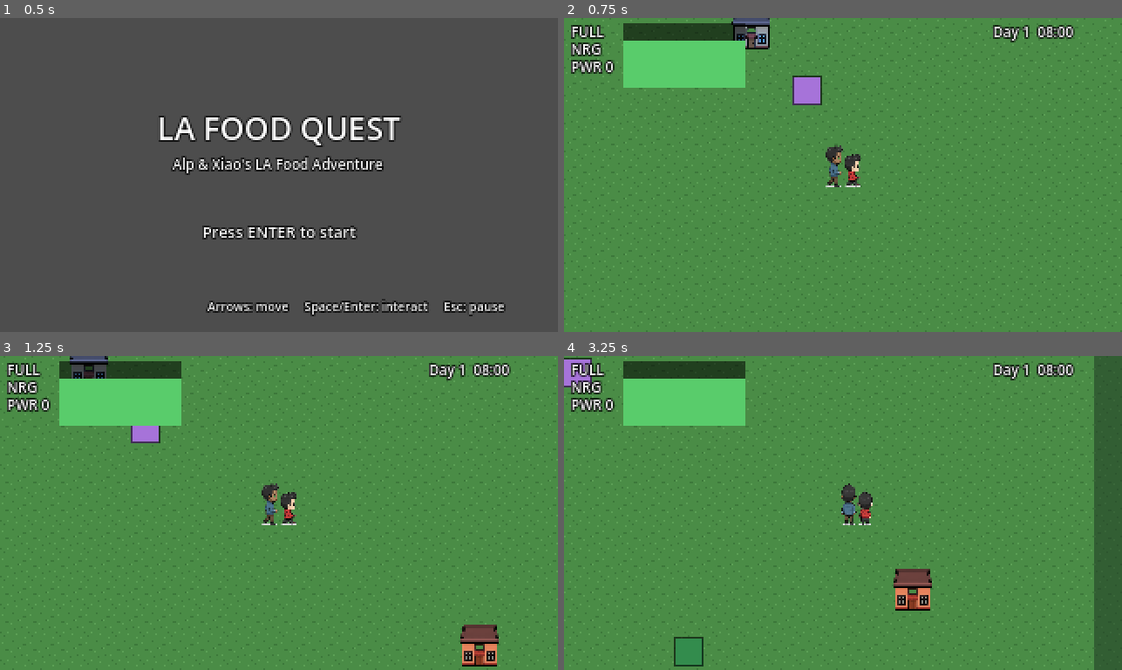
Above: before the commit, frames 1-4 (two rows, left to right).
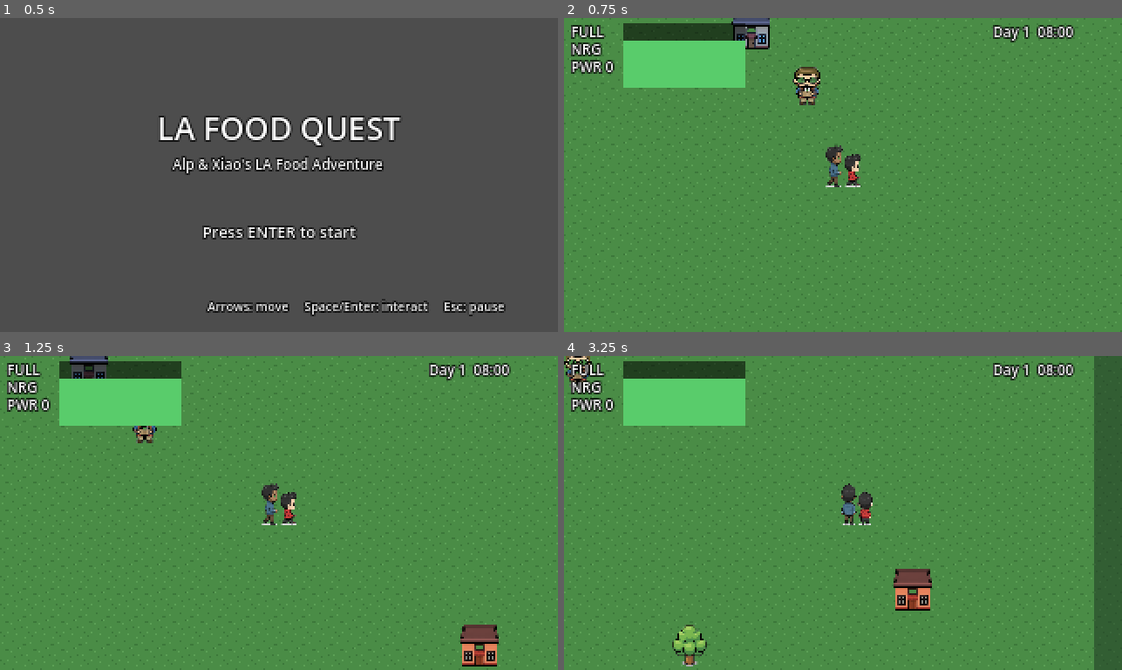
Above: after the commit, the same moments.

Repository: alexselig/la-food-quest
Game: Godot game, scene res://scenes/title.tscn
Same seed, same stepped clock (60 frames per second), same inputs: the game is played once before the commit and once after it.
Inputs:
- Up to frame 1 (0.5 s): no input
- Up to frame 2 (0.75 s): tap Enter (ui_accept) at 0.5 s; hold Right (ui_right) from 0.53 s (still down); tap L at 0.6 s
- Up to frame 3 (1.25 s): keep holding Right (ui_right); tap Enter (ui_accept) at 0.77 s
- Up to frame 4 (3.25 s): release Right (ui_right) at 1.28 s; hold Down (ui_down) 1.28-2.03 s; tap L at 1.35, 2.3, 2.85 s; tap Enter (ui_accept) at 1.52, 3.02 s; hold Right (ui_right) 2.03-2.78 s; tap Q at 2.1 s; hold Up (ui_up) from 2.78 s (still down)

Frame 1 is identical in both runs. In frame 2, 0.6% of the frame differs, in the area x 40-47%, y 15-28%; in frame 3, 0.3%; in frame 4, 0.9%, in the area x 0-26%, y 0-99%.

Commit message:
Polish: NPC/park/bench prop sprites wired into the map + refreshed preview
Co-authored-by: Copilot <223556219+Copilot@users.noreply.github.com>

Diff:
--- a/scripts/world.gd
+++ b/scripts/world.gd
@@ -19,11 +19,17 @@
 var gs: Node                          # GameState autoload (injected in tests)
 var _grass: Texture2D
 var _building: Texture2D
+var _npc: Texture2D
+var _park: Texture2D
+var _bench: Texture2D
 
 func _ready() -> void:
     gs = get_node_or_null("/root/GameState")
     _grass = _load_tex("res://assets/tiles/grass.png")
     _building = _load_tex("res://assets/tiles/building.png")
+    _npc = _load_tex("res://assets/props/npc.png")
+    _park = _load_tex("res://assets/props/park.png")
+    _bench = _load_tex("res://assets/props/bench.png")
     _build_world()
     _spawn_player()
     _setup_camera()
@@ -146,6 +152,12 @@
         if _building and (t == "restaurant" or t == "rest_home" or t == "legendary"):
             var r := Rect2(cell.x * TILE - 3, cell.y * TILE - 8, TILE + 6, TILE + 8)
             draw_texture_rect(_building, r, false, Color(o["color"]).lerp(Color(1, 1, 1), 0.35))
+        elif _npc and t == "npc":
+            draw_texture_rect(_npc, Rect2(cell.x * TILE, cell.y * TILE - 6, TILE, TILE + 6), false)
+        elif _park and t == "exercise":
+            draw_texture_rect(_park, Rect2(cell.x * TILE - 2, cell.y * TILE - 8, TILE + 4, TILE + 8), false)
+        elif _bench and t == "rest_bench":
+            draw_texture_rect(_bench, Rect2(cell.x * TILE - 2, cell.y * TILE - 2, TILE + 4, TILE + 4), false)
         else:
             draw_rect(base, o["color"])
             draw_rect(base, Color(0, 0, 0, 0.6), false, 1.0)
Binary file added: assets/props/bench.png
Binary file added: assets/props/npc.png
Binary file added: assets/props/park.png
Binary file added: design/preview.png
